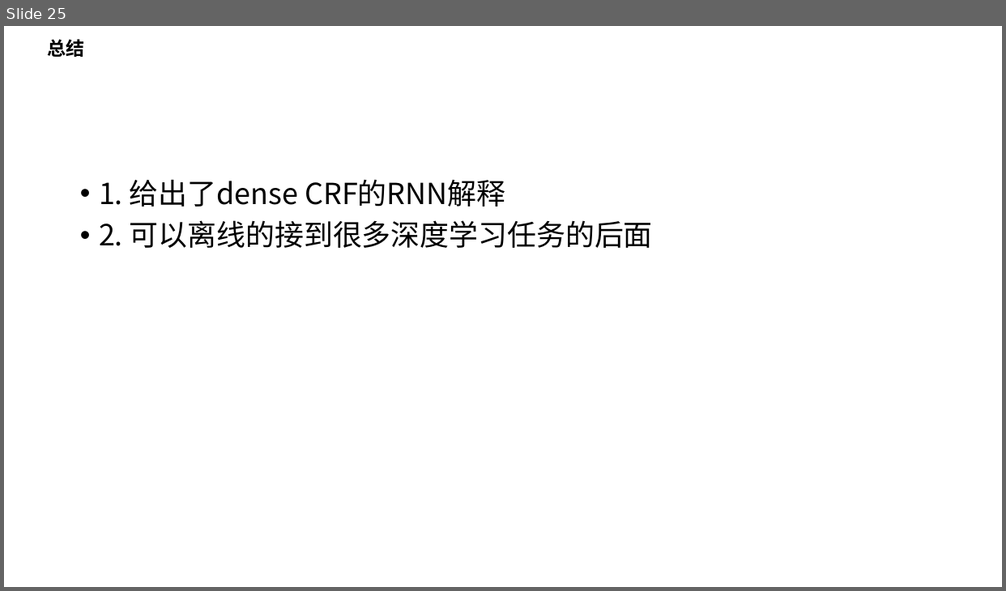
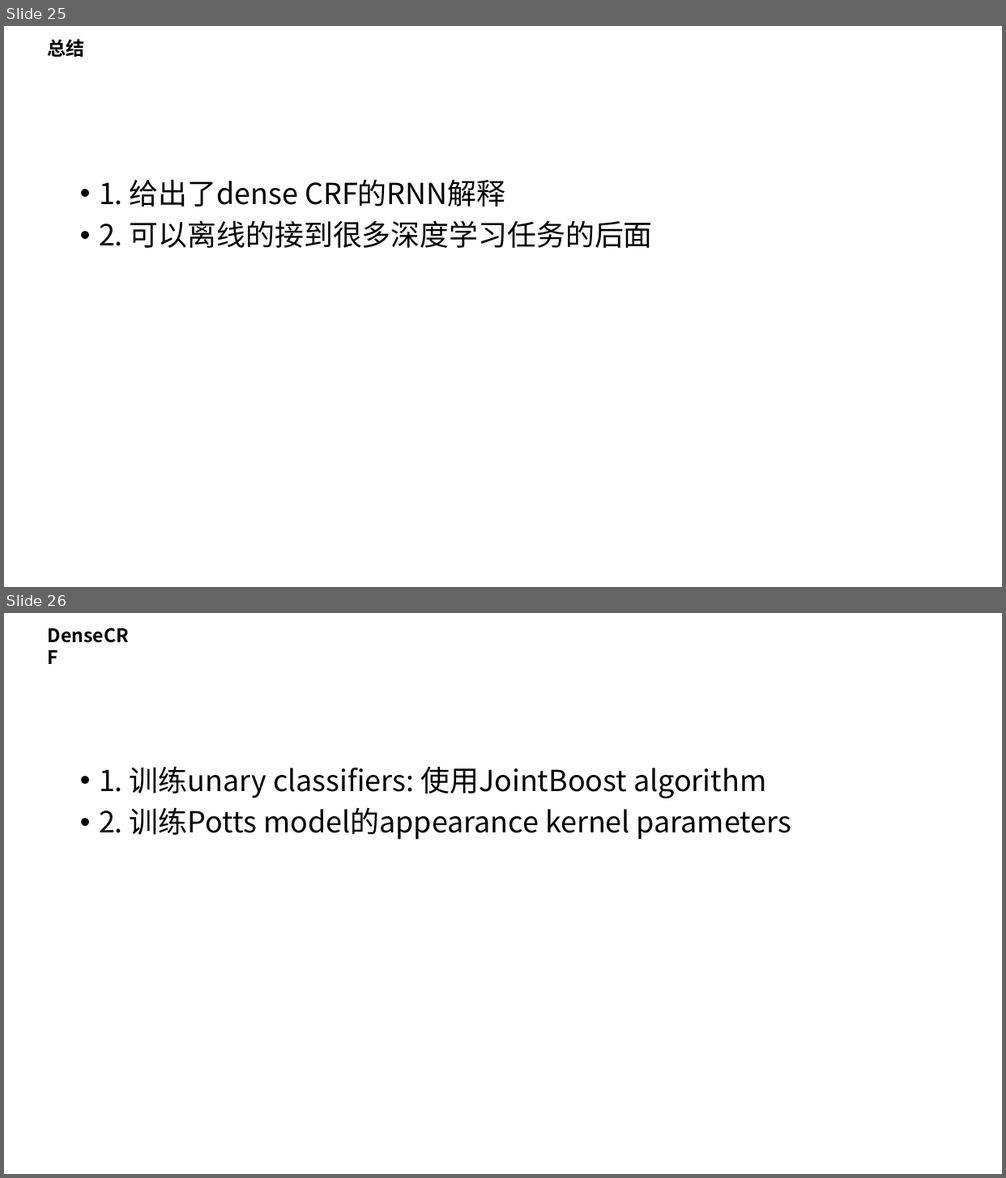
Before and after one commit to lmrshare/notes, a slide deck: papers/image-semantic-segmentation/mean_field.pptx. Shown one above the other, each under a label of ours: slide 25 before the commit, slides 25 and 26 after it. The pictures are 1006x591 and 1006x1178 pixels, drawn with LibreOffice and Linux fonts; fonts in the diff are those of the drawing. Boxes give left, top, right and bottom in pixels: in the first picture for what was removed or moved away, otherwise in the second. Text is boxed around its words. In the diff, an @@ line names an element or a change of style, - is before the commit and + after.

```diff
--- a/papers/image-semantic-segmentation/mean_field.pptx
+++ b/papers/image-semantic-segmentation/mean_field.pptx
@@ slide 26 added at box(4, 613, 1002, 1174), background #FFFFFF @@
@@ text added at box(40, 619, 141, 649), 18 pt, text #000000, bold @@
+DenseCRF
@@ text added at box(99, 766, 791, 840), 28 pt, text #000000 @@
+• 1. 训练unary classifiers: 使用JointBoost algorithm
+• 2. 训练Potts model的appearance kernel parameters
```
Also in this commit, not shown: 3 other files.
